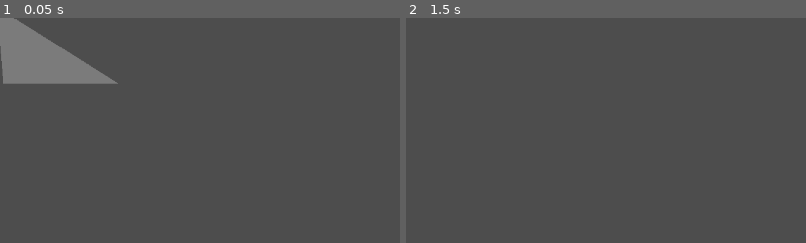
Above: before the commit, frames 1-2 (left to right).
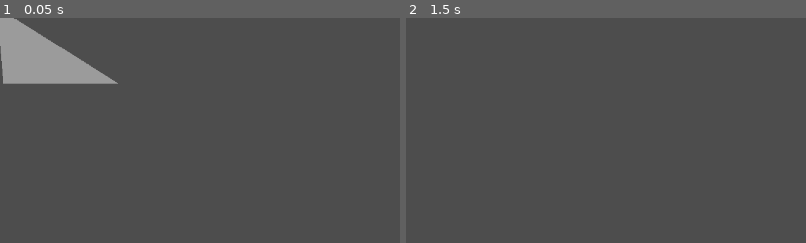
Above: after the commit, the same moments.

Repository: HypotheticalWhale/BabyThrowingSim
Game: Godot game, scene res://Projectile/FreezeArea.tscn
The game is run twice, just before and just after one commit, with the same random seed, the same clock (stepped at 60 frames per second) and the same inputs. This scene is started directly instead of the project's main scene.
Inputs (mouse positions are % of the whole screen's width and height, from its top left):
- Up to frame 1 (0.05 s): no input
- Up to frame 2 (1.5 s): tap Enter at 0.5 s; move the mouse to (72, 45) at 0.52 s; hold Space (shoot) 0.53-1.28 s; move the mouse to (30, 55) at 1.27 s; tap Space (shoot) at 1.35 s
The pictures show only the part of the screen within x 0-50%, y 0-50%; the shares and areas given below are measured in that part.

The runs differ from the first frame. In frame 1, 4.7% of the frame differs, in the area x 0-29%, y 0-29%; in frame 2, nothing differs.

Commit message:
some changes

Diff:
--- a/Player/Player.tscn
+++ b/Player/Player.tscn
@@ -33,24 +33,8 @@
 "values": [2]
 }
 
-[sub_resource type="Animation" id="Animation_w7pcf"]
-resource_name = "trapdoor_to_interior"
-length = 0.2
-tracks/0/type = "value"
-tracks/0/imported = false
-tracks/0/enabled = true
-tracks/0/path = NodePath(".:position")
-tracks/0/interp = 1
-tracks/0/loop_wrap = true
-tracks/0/keys = {
-"times": PackedFloat32Array(0, 0.2),
-"transitions": PackedFloat32Array(1, 1),
-"update": 0,
-"values": [Vector2(64, 219), Vector2(64, 292)]
-}
-
 [sub_resource type="Animation" id="Animation_l2hnj"]
-resource_name = "combat_to_trapdoor"
+resource_name = "to_trapdoor"
 length = 0.5
 tracks/0/type = "value"
 tracks/0/imported = false
@@ -75,6 +59,22 @@
 "transitions": PackedFloat32Array(1, 1),
 "update": 1,
 "values": [0, 1]
+}
+
+[sub_resource type="Animation" id="Animation_p7y2c"]
+resource_name = "interior_to_trapdoor"
+length = 0.2
+tracks/0/type = "value"
+tracks/0/imported = false
+tracks/0/enabled = true
+tracks/0/path = NodePath(".:position")
+tracks/0/interp = 1
+tracks/0/loop_wrap = true
+tracks/0/keys = {
+"times": PackedFloat32Array(0, 0.2),
+"transitions": PackedFloat32Array(1, 1),
+"update": 0,
+"values": [Vector2(64, 292), Vector2(64, 219)]
 }
 
 [sub_resource type="Animation" id="Animation_u3is4"]
@@ -105,8 +105,8 @@
 "values": [2, 3]
 }
 
-[sub_resource type="Animation" id="Animation_p7y2c"]
-resource_name = "interior_to_trapdoor"
+[sub_resource type="Animation" id="Animation_w7pcf"]
+resource_name = "trapdoor_to_interior"
 length = 0.2
 tracks/0/type = "value"
 tracks/0/imported = false
@@ -118,35 +118,7 @@
 "times": PackedFloat32Array(0, 0.2),
 "transitions": PackedFloat32Array(1, 1),
 "update": 0,
-"values": [Vector2(64, 292), Vector2(64, 219)]
-}
-
-[sub_resource type="Animation" id="Animation_l2hnj"]
-resource_name = "to_trapdoor"
-length = 0.5
-tracks/0/type = "value"
-tracks/0/imported = false
-tracks/0/enabled = true
-tracks/0/path = NodePath(".:position")
-tracks/0/interp = 1
-tracks/0/loop_wrap = true
-tracks/0/keys = {
-"times": PackedFloat32Array(0, 0.5),
-"transitions": PackedFloat32Array(1, 1),
-"update": 0,
-"values": [Vector2(183, 219), Vector2(120, 219)]
-}
-tracks/1/type = "value"
-tracks/1/imported = false
-tracks/1/enabled = true
-tracks/1/path = NodePath("Sprite:frame")
-tracks/1/interp = 1
-tracks/1/loop_wrap = true
-tracks/1/keys = {
-"times": PackedFloat32Array(0, 0.5),
-"transitions": PackedFloat32Array(1, 1),
-"update": 1,
-"values": [0, 1]
+"values": [Vector2(64, 219), Vector2(64, 292)]
 }
 
 [sub_resource type="AnimationLibrary" id="AnimationLibrary_wydrd"]
--- a/Projectile/FreezeArea.tscn
+++ b/Projectile/FreezeArea.tscn
@@ -19,9 +19,9 @@
 shape = SubResource("RectangleShape2D_36rgd")
 
 [node name="Sprite2D" type="Sprite2D" parent="."]
-modulate = Color(1, 1, 1, 0.258824)
+modulate = Color(1, 1, 1, 0.439216)
 position = Vector2(0, 2.5)
-texture = ExtResource("2_rmfhx")
+texture = ExtResource("2_a1ouk")
 
 [node name="Timer" type="Timer" parent="."]
 wait_time = 0.2
--- a/Scenes/Main.tscn
+++ b/Scenes/Main.tscn
@@ -18,6 +18,7 @@
 [ext_resource type="Texture2D" uid="uid://c3a5rb57jvkrl" path="res://assets/UpgradesButtonNormal.png" id="11_pfjov"]
 [ext_resource type="Texture2D" uid="uid://dajxh02mihts4" path="res://assets/UpgradesButtonPressed.png" id="12_ygahd"]
 [ext_resource type="Texture2D" uid="uid://b3fiajblgvew4" path="res://assets/UpgradesButtonHover.png" id="13_4ekb5"]
+[ext_resource type="Texture2D" uid="uid://c4cc5s2kpfbcr" path="res://assets/Camera.png" id="19_8cmsb"]
 
 [node name="Main" type="Node2D"]
 script = ExtResource("1_64lo6")
@@ -97,4 +98,9 @@
 
 [node name="LevelUpOptions" parent="." instance=ExtResource("4_2tcou")]
 
+[node name="FreezeCameraSprite" type="Sprite2D" parent="."]
+visible = false
+position = Vector2(194, 222)
+texture = ExtResource("19_8cmsb")
+
 [connection signal="pressed" from="Porch/StartButton" to="Porch/StartButton" method="_on_pressed"]
--- a/UI/LevelUpOptions.gd
+++ b/UI/LevelUpOptions.gd
@@ -58,11 +58,11 @@
 func _on_first_button_pressed():
 	current_run_upgrades[$VBoxContainer/HBoxContainer/FirstButton.current_skill] += 1
 	if $VBoxContainer/HBoxContainer/FirstButton.current_skill == "max-health":
-		print("upgrade max_health")
 		GlobalVars.current_health += 1
 		get_tree().current_scene.get_node("Player").MAX_HEALTH += 1
 	if $VBoxContainer/HBoxContainer/FirstButton.current_skill == "enemies-close-freeze":
 		get_tree().current_scene.get_node("Player").get_node("freeze_enemy_timer").start()
+		get_tree().current_scene.get_node("FreezeCameraSprite").visible = true
 	if $VBoxContainer/HBoxContainer/FirstButton.current_skill == "enemies-close-damage":
 		get_tree().current_scene.get_node("Player").get_node("damage_enemy_timer").start()
 	if $VBoxContainer/HBoxContainer/FirstButton.current_skill == "heal-periodically":
@@ -83,6 +83,7 @@
 		get_tree().current_scene.get_node("Player").MAX_HEALTH += 1
 	if $VBoxContainer/HBoxContainer/SecondButton.current_skill == "enemies-close-freeze":
 		get_tree().current_scene.get_node("Player").get_node("freeze_enemy_timer").start()
+		get_tree().current_scene.get_node("FreezeCameraSprite").visible = true
 	if $VBoxContainer/HBoxContainer/SecondButton.current_skill == "enemies-close-damage":
 		get_tree().current_scene.get_node("Player").get_node("damage_enemy_timer").start()
 	if $VBoxContainer/HBoxContainer/SecondButton.current_skill == "heal-periodically":
@@ -103,6 +104,7 @@
 		get_tree().current_scene.get_node("Player").MAX_HEALTH += 1
 	if $VBoxContainer/HBoxContainer/ThirdButton.current_skill == "enemies-close-freeze":
 		get_tree().current_scene.get_node("Player").get_node("freeze_enemy_timer").start()
+		get_tree().current_scene.get_node("FreezeCameraSprite").visible = true
 	if $VBoxContainer/HBoxContainer/ThirdButton.current_skill == "enemies-close-damage":
 		get_tree().current_scene.get_node("Player").get_node("damage_enemy_timer").start()
 	if $VBoxContainer/HBoxContainer/ThirdButton.current_skill == "heal-periodically":
Not shown: 1 places in Projectile/FreezeArea.tscn that only renumber resources
Not shown: 1 places in Scenes/Main.tscn that only renumber resources
Not shown, added: assets/Camera.png.import
